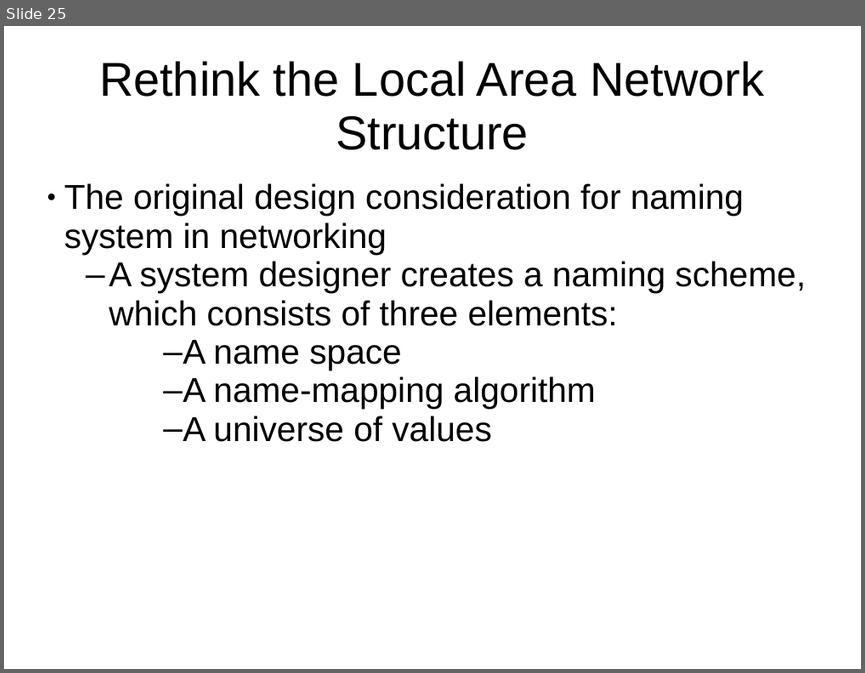
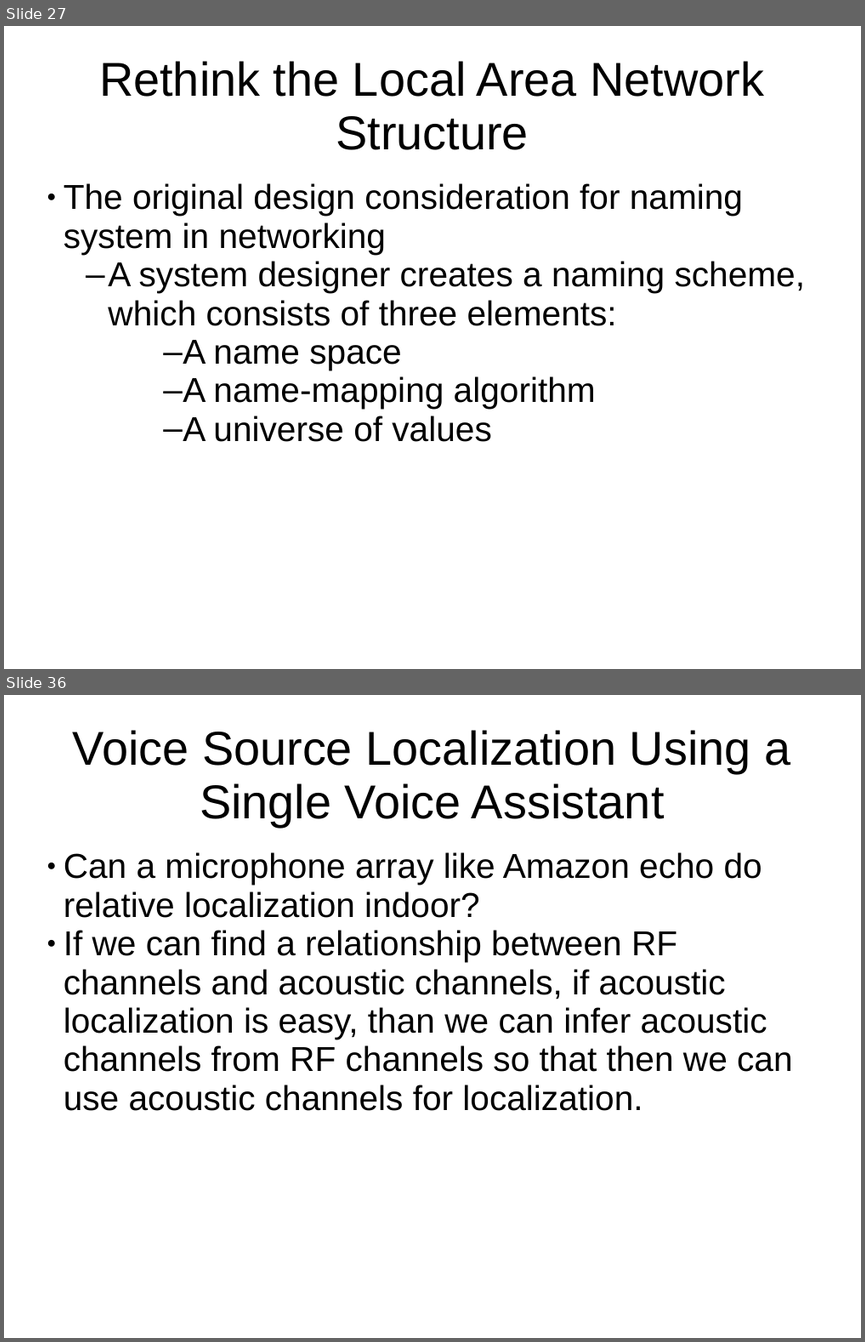
Before and after one commit to HSID/Ubuntu-Desktop, a slide deck: Enhanced-Smart-Home-Assistant.ppt. Shown one above the other, each under a label of ours: slide 25 before the commit, slides 27 and 36 after it; the slides between them are not shown. The pictures are 865x673 and 865x1342 pixels, drawn with LibreOffice and Linux fonts; fonts in the diff are those of the drawing. Boxes give left, top, right and bottom in pixels: in the first picture for what was removed or moved away, otherwise in the second. Text is boxed around its words. In the diff, an @@ line names an element or a change of style, - is before the commit and + after.

```diff
--- a/Enhanced-Smart-Home-Assistant.ppt
+++ b/Enhanced-Smart-Home-Assistant.ppt
@@ slide 36 added at (4,695,861,1338), background #FFFFFF @@
@@ title added at (73,730,790,827), 44 pt, text #000000 @@
+Voice Source Localization Using a Single Voice Assistant
@@ subtitle added at (64,852,793,1111), 32 pt, text #000000 @@
+● Can a microphone array like Amazon echo do relative localization indoor?
+● If we can find a relationship between RF channels and acoustic channels, if acoustic localization is easy, than we can infer acoustic channels from RF channels so that then we can use acoustic channels for localization.
@@ what was slide 25 is now slide 27 @@
```
Also in this commit, not shown: 24 other slides changed, 11 other slides added, 1 other file.
